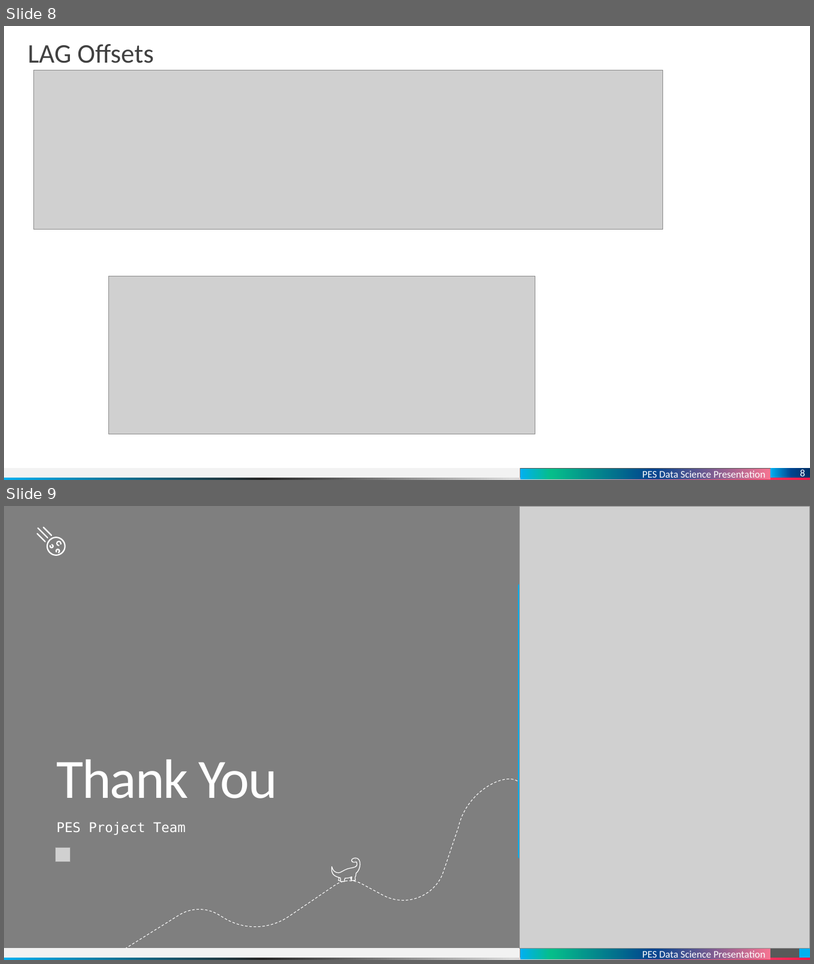
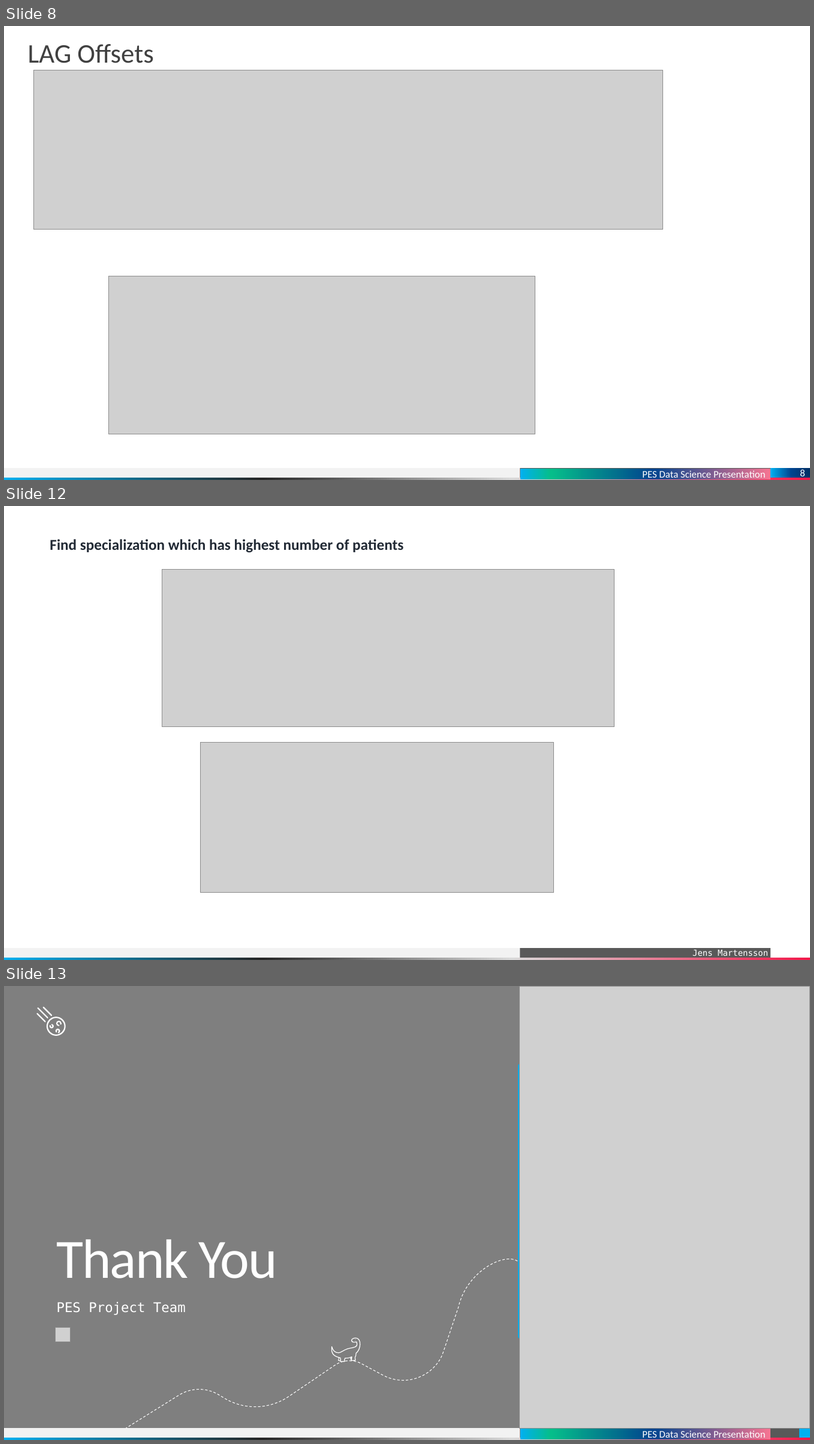
Before and after one commit to dinuthomas/pesmtech, a slide deck: presentation/medicine.pptx. Shown one above the other, each under a label of ours: slides 8 and 9 before the commit, slides 8, 12 and 13 after it; the slides between them are not shown. The pictures are 814x964 and 814x1444 pixels, drawn with LibreOffice and Linux fonts; fonts in the diff are those of the drawing; grey boxes stand for pictures; background and template pictures are left out. Boxes give left, top, right and bottom in pixels: in the first picture for what was removed or moved away, otherwise in the second. Text is boxed around its words. In the diff, an @@ line names an element or a change of style, - is before the commit and + after.

```diff
--- a/presentation/medicine.pptx
+++ b/presentation/medicine.pptx
@@ slide 12 added at bbox=[4, 506, 810, 960], background #FFFFFF; not listed: 3 template elements that a slide beside it also shows @@
@@ text added at bbox=[50, 539, 404, 553], 18 pt, text #222A35, bold @@
+Find specialization which has highest number of patients
@@ picture added at bbox=[162, 570, 615, 727] @@
@@ picture added at bbox=[201, 742, 555, 892] @@
@@ what was slide 9 is now slide 13 @@
```
Also in this commit, not shown: 3 other slides added, 4 other files.
